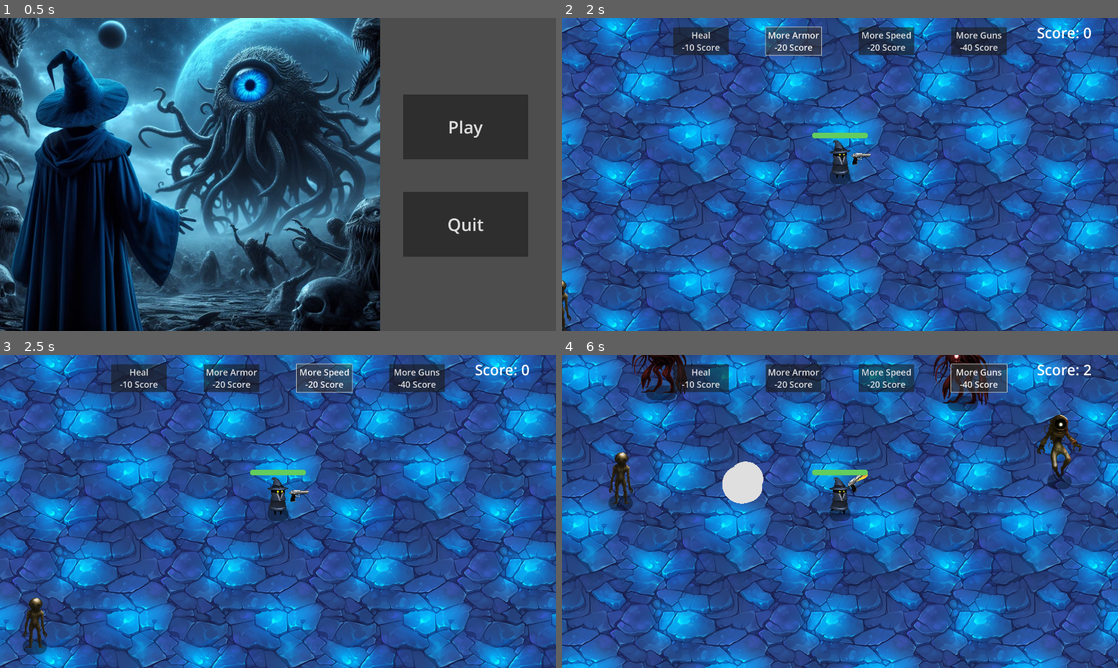
Above: before the commit, frames 1-4 (two rows, left to right).
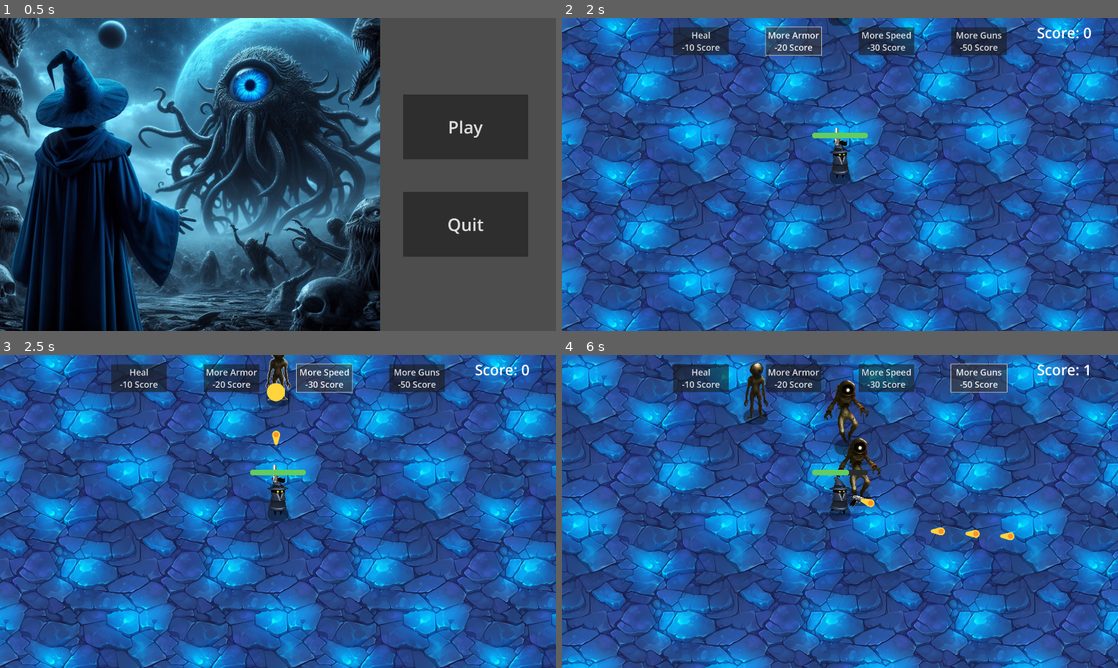
Above: after the commit, the same moments.

Repository: Marcel-MD/survivors-game
Game: Godot game, scene res://main.tscn
Two runs of this game, one before a commit and one after it. Both use one fixed random seed, a clock stepped at 60 frames per second and the inputs below. Sound files missing from this copy of the repository are replaced by a short silence.
Inputs:
- Up to frame 1 (0.5 s): no input
- Up to frame 2 (2 s): click "Play" at 0.5 s; click "More Armor -20 Score" at 1.25 s
- Up to frame 3 (2.5 s): click "More Speed -20 Score" (after the commit: "More Speed -30 Score") at 2 s
- Up to frame 4 (6 s): click "More Guns -40 Score" (after the commit: "More Guns -50 Score") at 2.75 s; hold D (move_right) 3.53-4.28 s; hold S (move_down) 4.28-5.03 s; hold D (move_right) 5.03-5.78 s; hold W (move_up) from 5.78 s (still down)

Frame 1 is identical in both runs. In frame 2, 0.4% of the frame differs, in the area x 0-73%, y 0-100%; in frame 3, 1.3%; in frame 4, 6.3%, in the area x 8-96%, y 0-60%.
Error before the commit: Attempt to call function 'play' in base 'null instance' on a null instance. (res://game.gd:66)
Error after the commit: Attempt to call function 'play' in base 'null instance' on a null instance. (res://game.gd:106)

Commit message:
Add bosses

Diff:
--- /dev/null
+++ b/characters/eldritch_encounters/boss1.gd
@@ -0,0 +1,14 @@
+extends Node2D
+
+
+func play_walk():
+	%AnimationPlayer.play("walk")
+
+
+func play_hurt():
+	%AnimationPlayer.play("hurt")
+	%AnimationPlayer.queue("walk")
+
+
+func _on_music_player_finished():
+	$MusicPlayer.play()
--- /dev/null
+++ b/characters/eldritch_encounters/boss1.tscn
@@ -0,0 +1,72 @@
+[gd_scene load_steps=8 format=3 uid="uid://bcxy534pymx88"]
+
+[ext_resource type="Script" path="res://characters/eldritch_encounters/boss1.gd" id="1_7n8ax"]
+[ext_resource type="Texture2D" uid="uid://bannl1trgalwp" path="res://characters/eldritch_encounters/boss1.png" id="1_27u05"]
+[ext_resource type="Texture2D" uid="uid://b7rhtttevhxtj" path="res://characters/ground_shadow.png" id="1_k4ede"]
+[ext_resource type="AudioStream" uid="uid://c6k32shvlcggg" path="res://music/Hellscream.mp3" id="4_rne85"]
+
+[sub_resource type="Animation" id="Animation_2tx61"]
+resource_name = "hurt"
+length = 0.2
+tracks/0/type = "value"
+tracks/0/imported = false
+tracks/0/enabled = true
+tracks/0/path = NodePath("Marker2D:modulate")
+tracks/0/interp = 1
+tracks/0/loop_wrap = true
+tracks/0/keys = {
+"times": PackedFloat32Array(0, 0.1, 0.2),
+"transitions": PackedFloat32Array(1, 1, 1),
+"update": 0,
+"values": [Color(1, 1, 1, 1), Color(0.560784, 0.560784, 0.560784, 1), Color(1, 1, 1, 1)]
+}
+
+[sub_resource type="Animation" id="Animation_3tb1m"]
+resource_name = "walk"
+loop_mode = 1
+tracks/0/type = "value"
+tracks/0/imported = false
+tracks/0/enabled = true
+tracks/0/path = NodePath("Marker2D:scale")
+tracks/0/interp = 1
+tracks/0/loop_wrap = true
+tracks/0/keys = {
+"times": PackedFloat32Array(0, 0.5, 1),
+"transitions": PackedFloat32Array(1, 1, 1),
+"update": 0,
+"values": [Vector2(1, 1), Vector2(1, 1.2), Vector2(1, 1)]
+}
+
+[sub_resource type="AnimationLibrary" id="AnimationLibrary_ra5w2"]
+_data = {
+"hurt": SubResource("Animation_2tx61"),
+"walk": SubResource("Animation_3tb1m")
+}
+
+[node name="Boss1" type="Node2D"]
+script = ExtResource("1_7n8ax")
+
+[node name="GroundShadow" type="Sprite2D" parent="."]
+modulate = Color(0, 0, 0, 0.392157)
+position = Vector2(7.99999, 0)
+scale = Vector2(3.04762, 1.23077)
+texture = ExtResource("1_k4ede")
+
+[node name="Marker2D" type="Marker2D" parent="."]
+
+[node name="Boss1" type="Sprite2D" parent="Marker2D"]
+position = Vector2(9.53674e-07, -168)
+scale = Vector2(0.402372, 0.402372)
+texture = ExtResource("1_27u05")
+
+[node name="AnimationPlayer" type="AnimationPlayer" parent="."]
+unique_name_in_owner = true
+libraries = {
+"": SubResource("AnimationLibrary_ra5w2")
+}
+
+[node name="MusicPlayer" type="AudioStreamPlayer2D" parent="."]
+stream = ExtResource("4_rne85")
+autoplay = true
+
+[connection signal="finished" from="MusicPlayer" to="." method="_on_music_player_finished"]
--- a/characters/eldritch_encounters/vespermorph.tscn
+++ b/characters/eldritch_encounters/vespermorph.tscn
@@ -53,7 +53,6 @@
 texture = ExtResource("1_tbp4k")
 
 [node name="Anchor" type="Marker2D" parent="."]
-scale = Vector2(1, 1.06767)
 
 [node name="Vespermorph512" type="Sprite2D" parent="Anchor"]
 position = Vector2(7.99998, -104)
--- a/enemy.gd
+++ b/enemy.gd
@@ -4,6 +4,7 @@
 const MORBITH = preload("res://characters/eldritch_encounters/morbith.tscn")
 const ASTROGOR = preload("res://characters/eldritch_encounters/astrogor.tscn")
 const VESPERMORPH = preload("res://characters/eldritch_encounters/vespermorph.tscn")
+const BOSS1 = preload("res://characters/eldritch_encounters/boss1.tscn")
 @onready var player = get_node("/root/Game/Player")
 
 var enemy
@@ -12,22 +13,50 @@
 var damage = 30
 var score = 1
 
-func _ready():
-	var seed = randf()
-	if seed < 0.2:
-		enemy = VESPERMORPH.instantiate()
-		speed = 200
-		health = 6
-		damage = 50
-		score = 3
-	elif seed < 0.5:
-		enemy = ASTROGOR.instantiate()
-		speed = 500
-		health = 4
-		score = 2
-	else:
-		enemy = MORBITH.instantiate()
 
+func create_enemy(name):
+	match name:
+		"MORBITH":
+			enemy = MORBITH.instantiate()
+		"VESPERMORPH":
+			enemy = VESPERMORPH.instantiate()
+			speed = 300
+			health = 6
+			damage = 50
+			score = 3
+		"ASTROGOR":
+			enemy = ASTROGOR.instantiate()
+			speed = 500
+			health = 4
+			score = 2
+
+	add_child(enemy)
+	enemy.play_walk()
+
+
+func create_boss(name, player_speed):
+	match name:
+		"BOSS1":
+			enemy = BOSS1.instantiate()
+			speed = player_speed - 100
+			health = 100
+			damage = 100
+			score = 10
+		"BOSS2":
+			enemy = BOSS1.instantiate()
+			speed = player_speed - 50
+			health = 200
+			damage = 200
+			score = 20
+		"BOSS3":
+			enemy = BOSS1.instantiate()
+			speed = player_speed
+			health = 400
+			damage = 400
+			score = 40
+
+	%CollisionShape2D.scale.x = 1.8
+	%CollisionShape2D.scale.y = 1.8
 	add_child(enemy)
 	enemy.play_walk()
 
--- a/enemy.tscn
+++ b/enemy.tscn
@@ -11,5 +11,6 @@
 script = ExtResource("1_rgein")
 
 [node name="CollisionShape2D" type="CollisionShape2D" parent="."]
+unique_name_in_owner = true
 position = Vector2(0, -32)
 shape = SubResource("CircleShape2D_aqa6m")
--- a/game.gd
+++ b/game.gd
@@ -2,27 +2,57 @@
 
 @onready var player = get_node("/root/Game/Player")
 const ENEMY = preload("res://enemy.tscn")
+var enemies_spawned = 0
 
 func spawn_enemy():
 	var enemy = ENEMY.instantiate()
+
+	var seed = randf()
+	if seed < 0.1:
+		enemy.create_enemy("VESPERMORPH")
+	elif seed < 0.3:
+		enemy.create_enemy("ASTROGOR")
+	else:
+		enemy.create_enemy("MORBITH")
+
 	%EnemyPathFollow2D.progress_ratio = randf()
 	enemy.global_position = %EnemyPathFollow2D.global_position
 	add_child(enemy)
 
-var enemies_spawned = 0
+
+func spawn_boss(number):
+	var enemy = ENEMY.instantiate()
+
+	match number:
+		1:
+			enemy.create_boss("BOSS1", player.speed)
+		2:
+			enemy.create_boss("BOSS2", player.speed)
+		3:
+			enemy.create_boss("BOSS3", player.speed)
+
+	%EnemyPathFollow2D.progress_ratio = randf()
+	enemy.global_position = %EnemyPathFollow2D.global_position
+	add_child(enemy)
+
 
 func _on_timer_timeout():
 	spawn_enemy()
+	enemies_spawned += 1
 
-	enemies_spawned += 1
 	if enemies_spawned == 50:
 		$EnemySpawnTimer.wait_time = 0.5
-
+		spawn_boss(1)
 	if enemies_spawned == 150:
 		$EnemySpawnTimer.wait_time = 0.3
-
+		spawn_boss(2)
 	if enemies_spawned == 300:
 		$EnemySpawnTimer.wait_time = 0.1
+		spawn_boss(3)
+	if enemies_spawned == 500:
+		spawn_boss(1)
+		spawn_boss(2)
+		spawn_boss(3)
 
 
 func _on_player_health_depleted():
@@ -43,23 +73,33 @@
 		return
 
 	player.increment_score(-20)
-	player.increase_armor()
+	player.armor -= 0.2
+	if player.armor <= 0.3:
+		%ArmorButton.queue_free()
 
 
 func _on_speed_button_pressed():
-	if player.score < 20:
+	if player.score < 30:
 		return
 
-	player.increment_score(-20)
-	player.increase_speed()
+	player.increment_score(-30)
+	player.speed += 100
+	if player.speed >= 1000:
+		%SpeedButton.queue_free()
 
+var guns = 0
 
 func _on_gun_button_pressed():
-	if player.score < 40:
+	if player.score < 50:
 		return
 
-	player.increment_score(-40)
+	guns += 1
+	player.increment_score(-50)
 	player.add_new_gun()
+
+	if guns >= 3:
+		%GunButton.queue_free()
+
 
 
 func _on_music_player_finished():
--- a/game.tscn
+++ b/game.tscn
@@ -73,6 +73,7 @@
 text = "Score: 0"
 
 [node name="HealButton" type="Button" parent="CanvasLayer"]
+unique_name_in_owner = true
 offset_left = 384.0
 offset_top = 32.0
 offset_right = 576.0
@@ -82,6 +83,7 @@
 -10 Score"
 
 [node name="ArmorButton" type="Button" parent="CanvasLayer"]
+unique_name_in_owner = true
 offset_left = 704.0
 offset_top = 32.0
 offset_right = 896.0
@@ -91,22 +93,24 @@
 -20 Score"
 
 [node name="SpeedButton" type="Button" parent="CanvasLayer"]
+unique_name_in_owner = true
 offset_left = 1024.0
 offset_top = 32.0
 offset_right = 1216.0
 offset_bottom = 128.0
 theme_override_font_sizes/font_size = 30
 text = "More Speed
--20 Score"
+-30 Score"
 
 [node name="GunButton" type="Button" parent="CanvasLayer"]
+unique_name_in_owner = true
 offset_left = 1344.0
 offset_top = 32.0
 offset_right = 1536.0
 offset_bottom = 128.0
 theme_override_font_sizes/font_size = 30
 text = "More Guns
--40 Score"
+-50 Score"
 
 [node name="Player" parent="." instance=ExtResource("1_nc74y")]
 position = Vector2(960, 544)
--- a/player.gd
+++ b/player.gd
@@ -10,9 +10,11 @@
 var score = 0
 var gun_position = -30
 
+
 func increment_score(amount):
 	score += amount
 	update_score_label()
+
 
 func add_new_gun():
 	var gun = GUN.instantiate()
@@ -20,16 +22,10 @@
 	gun_position += 30
 	add_child(gun)
 
+
 func heal():
 	health = 100
 	%HealthBar.value = health
-
-func increase_speed():
-	speed += 150
-
-func increase_armor():
-	if armor > 0.3:
-		armor -= 0.2
 
 
 func _physics_process(delta):
Binary file added: characters/eldritch_encounters/boss1.png
Not shown, added: characters/eldritch_encounters/boss1.png.import
Binary file added: characters/eldritch_encounters/boss2.png
Not shown, added: characters/eldritch_encounters/boss2.png.import
Binary file added: characters/eldritch_encounters/boss3.png
Not shown, added: characters/eldritch_encounters/boss3.png.import
Not shown, added: music/Hellscream.mp3.import
Not shown, added: music/Hellscream.mp3
